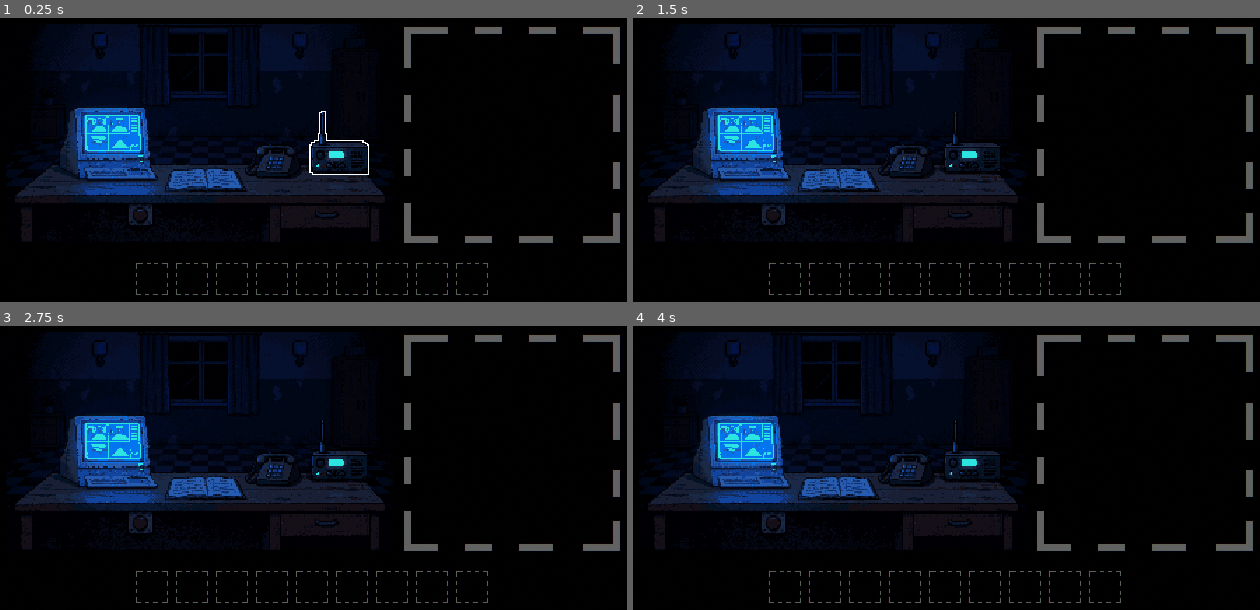
Above: before the commit, frames 1-4 (two rows, left to right).
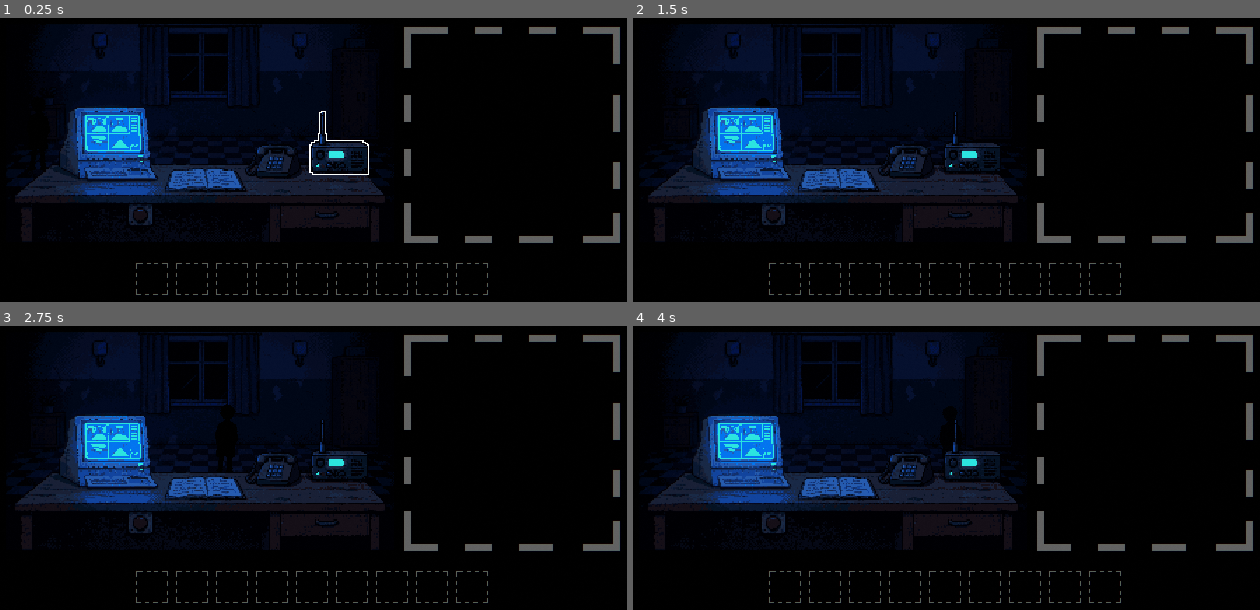
Above: after the commit, the same moments.

Repository: Blyaprint/StudakPlease
Game: Godot game, scene res://scenes/main.tscn
Two runs of this game, one before a commit and one after it. Both use one fixed random seed, a clock stepped at 60 frames per second and the inputs below.
Inputs (mouse positions are in pixels of both pictures, inside the frame that each line leads up to):
- Up to frame 1 (0.25 s): no input
- Up to frame 2 (1.5 s): tap Enter at 0.5 s; move the mouse to (1084, 145) at 0.52 s; click (1084, 145) at 0.67 s; tap Space at 0.77, 1.25 s; drag from (814, 179) to (915, 233) at 1.27 s
- Up to frame 3 (2.75 s): move the mouse to (376, 391) at 2.02 s; click (376, 391) at 2.17 s
- Up to frame 4 (4 s): drag from (915, 541) to (752, 416) at 2.77 s; move the mouse to (1134, 524) at 3.52 s; click (1134, 524) at 3.67 s; tap Space at 3.77 s

The runs differ from the first frame. In frame 1, less than 0.1% of the frame differs, in the area x 4-8%, y 45-54%; in frame 2, less than 0.1%; in frame 3, 0.1%, in the area x 34-38%, y 27-52%; in frame 4, less than 0.1%.

Commit message:
Keep passing NPC visible as a shadow silhouette

Diff:
--- a/scripts/npc.gd
+++ b/scripts/npc.gd
@@ -174,6 +174,9 @@
 		_tween.tween_property(self, "modulate:a", 1.0, 0.3)
 		_tween.finished.connect(_on_arrived)
 	else:
+		# Посетитель, проходящий мимо, виден с самого начала как тёмный силуэт.
+		# Исчезновение начинается только на последней половине пути.
+		modulate.a = 1.0
 		_tween.tween_property(self, "modulate:a", 0.0, duration * 0.5).set_delay(duration * 0.5)
 		_tween.finished.connect(_on_passed)
 
